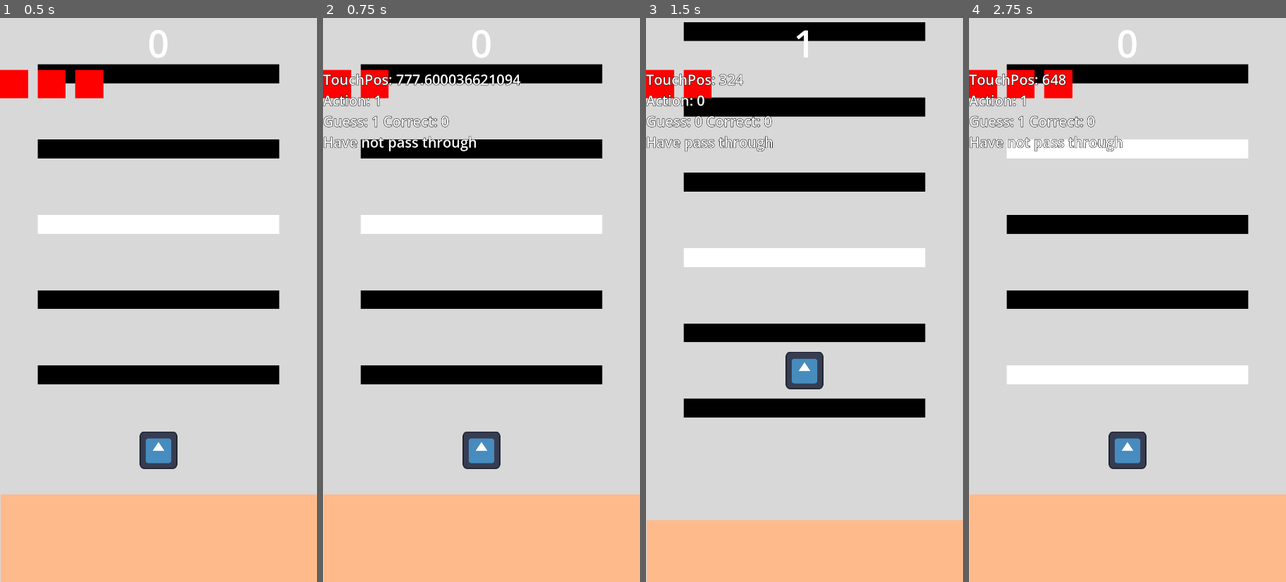
Above: before the commit, frames 1-4 (left to right).
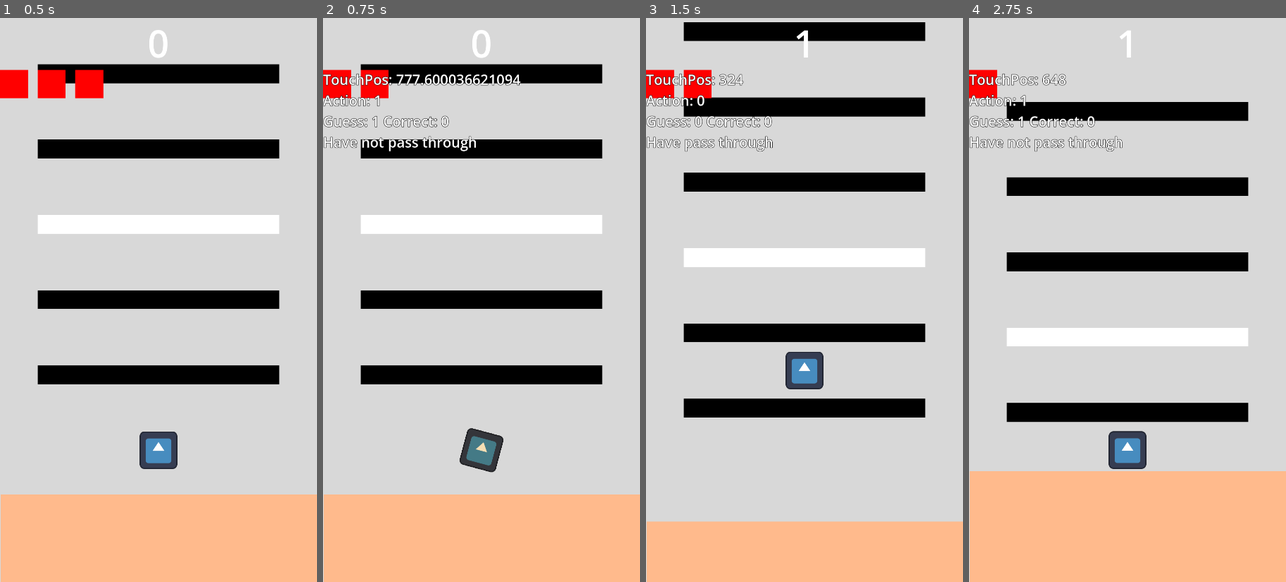
Above: after the commit, the same moments.

Repository: Boyquotes/GodotProto1
Game: Godot game, scene res://game.tscn
Same seed, same stepped clock (60 frames per second), same inputs: the game is played once before the commit and once after it. The engine's default icon, where the game draws it, is replaced by a stand-in: a white triangle on a blue panel in a dark square.
Inputs (mouse positions are in pixels of both pictures, inside the frame that each line leads up to):
- Up to frame 1 (0.5 s): no input
- Up to frame 2 (0.75 s): tap Enter at 0.5 s; move the mouse to (551, 271) at 0.52 s; click (551, 271) at 0.67 s
- Up to frame 3 (1.5 s): move the mouse to (741, 328) at 1.27 s; click (741, 328) at 1.42 s
- Up to frame 4 (2.75 s): move the mouse to (1159, 175) at 2.02 s; click (1159, 175) at 2.17 s

Frame 1 is identical in both runs. In frame 2, 0.6% of the frame differs, in the area x 43-57%, y 72-81%; in frame 3, 0.4%; in frame 4, 30%, in the area x 0-100%, y 2-85%.

Commit message:
health pack & lava is slower

Diff:
--- a/block.gd
+++ b/block.gd
@@ -3,6 +3,7 @@
 class_name Block
 
 const COLORS = [Color.BLACK, Color.WHITE]
+var PACKS = [preload("res://health_pack.tscn")]
 
 @export var type: BLOCK_TYPE = 0:
 	set(v):
@@ -23,6 +24,11 @@
 
 func _ready():
 	update_block_color()
+	if randf() < .05:
+		PACKS.shuffle()
+		var pack = PACKS[0].instantiate()
+		pack.position = marker_2d.position
+		add_child(pack)
 
 func pass_through(player, block_type: int):
 	DebugControl.update_label("wrong_action", "Guess: %s Correct: %s" % [block_type, type])
--- /dev/null
+++ b/health_pack.gd
@@ -0,0 +1,7 @@
+extends Area2D
+
+
+func _on_area_entered(area):
+	if area is Player:
+		area.health += 1
+		queue_free()
--- /dev/null
+++ b/health_pack.tscn
@@ -0,0 +1,23 @@
+[gd_scene load_steps=3 format=3 uid="uid://dmcqyvpbqpmts"]
+
+[ext_resource type="Script" path="res://health_pack.gd" id="1_pm1ao"]
+
+[sub_resource type="RectangleShape2D" id="RectangleShape2D_7ki4r"]
+size = Vector2(48, 48)
+
+[node name="HealthPack" type="Area2D"]
+rotation = 0.785398
+script = ExtResource("1_pm1ao")
+
+[node name="ColorRect" type="ColorRect" parent="."]
+offset_left = -24.0
+offset_top = -24.0
+offset_right = 24.0
+offset_bottom = 24.0
+pivot_offset = Vector2(24, 24)
+color = Color(1, 0.231373, 0.172549, 1)
+
+[node name="CollisionShape2D" type="CollisionShape2D" parent="."]
+shape = SubResource("RectangleShape2D_7ki4r")
+
+[connection signal="area_entered" from="." to="." method="_on_area_entered"]
--- a/lava.gd
+++ b/lava.gd
@@ -2,7 +2,7 @@
 
 var SPEED = 250
 var MAX_SPEED = 1250
-var SPEED_FACTOR = 1.5
+var SPEED_FACTOR = 1.2
 var TIMER_FACTOR = 1.75
 
 var can_move = false
--- a/player.gd
+++ b/player.gd
@@ -3,47 +3,50 @@
 
 signal as_move
 
+var can_move = true
 var score = 0
 var health = 3: set = set_health
 
 @onready var ray_cast_2d = $RayCast2D
 @onready var label = $CanvasLayer/Control/Label
 @onready var health_container = $CanvasLayer/Control/HealthContainer
+@onready var stun_timer = $StunTimer
 
 func _ready():
 	update_label()
 	set_health(3)
 
 func _input(event):
-	var collider = ray_cast_2d.get_collider()
-	if not collider is Block:
-		return
-
-	var action = -1
-
-	if event is InputEventScreenTouch and event.is_pressed():
+	if event is InputEventScreenTouch and event.is_pressed() and can_move:
 		var pos = event.position.x
-		action = int(pos / (get_viewport_rect().size.x / 2))
+		var action = int(pos / (get_viewport_rect().size.x / 2))
 		DebugControl.update_label("touch_pos", "TouchPos: " + str(pos))
 
-	if action < 0:
-		return
+		var collider = ray_cast_2d.get_collider()
+		if not collider is Block:
+			return
 
-	DebugControl.update_label("action", "Action: " + str(action))
-	if collider.pass_through(self, action):
-		as_move.emit()
-		score += 1
-		update_label()
-	else:
-		take_damage(1)
-#		kill()
-		pass
+
+		if action < 0:
+			return
+
+		DebugControl.update_label("action", "Action: " + str(action))
+		if collider.pass_through(self, action):
+			as_move.emit()
+			score += 1
+			update_label()
+		else:
+			take_damage(1)
 
 func update_label():
 	label.text = str(score)
 
 func take_damage(damage: int):
 	set_health(health - 1)
+	can_move = false
+	modulate = Color.WHEAT
+	rotation_degrees = 15
+	stun_timer.start()
 
 func set_health(h):
 	health = h
@@ -60,3 +63,9 @@
 
 func kill():
 	get_tree().reload_current_scene()
+
+
+func _on_stun_timer_timeout():
+	can_move = true
+	modulate = Color.WHITE
+	rotation_degrees = 0
--- a/player.tscn
+++ b/player.tscn
@@ -7,7 +7,7 @@
 font_size = 128
 
 [sub_resource type="RectangleShape2D" id="RectangleShape2D_ohd8p"]
-size = Vector2(116, 116)
+size = Vector2(116, 69)
 
 [node name="Player" type="Area2D"]
 script = ExtResource("1_r2gaf")
@@ -42,4 +42,10 @@
 theme_override_constants/separation = 32
 
 [node name="CollisionShape2D" type="CollisionShape2D" parent="."]
+position = Vector2(0, -23.5)
 shape = SubResource("RectangleShape2D_ohd8p")
+
+[node name="StunTimer" type="Timer" parent="."]
+wait_time = 0.5
+
+[connection signal="timeout" from="StunTimer" to="." method="_on_stun_timer_timeout"]
